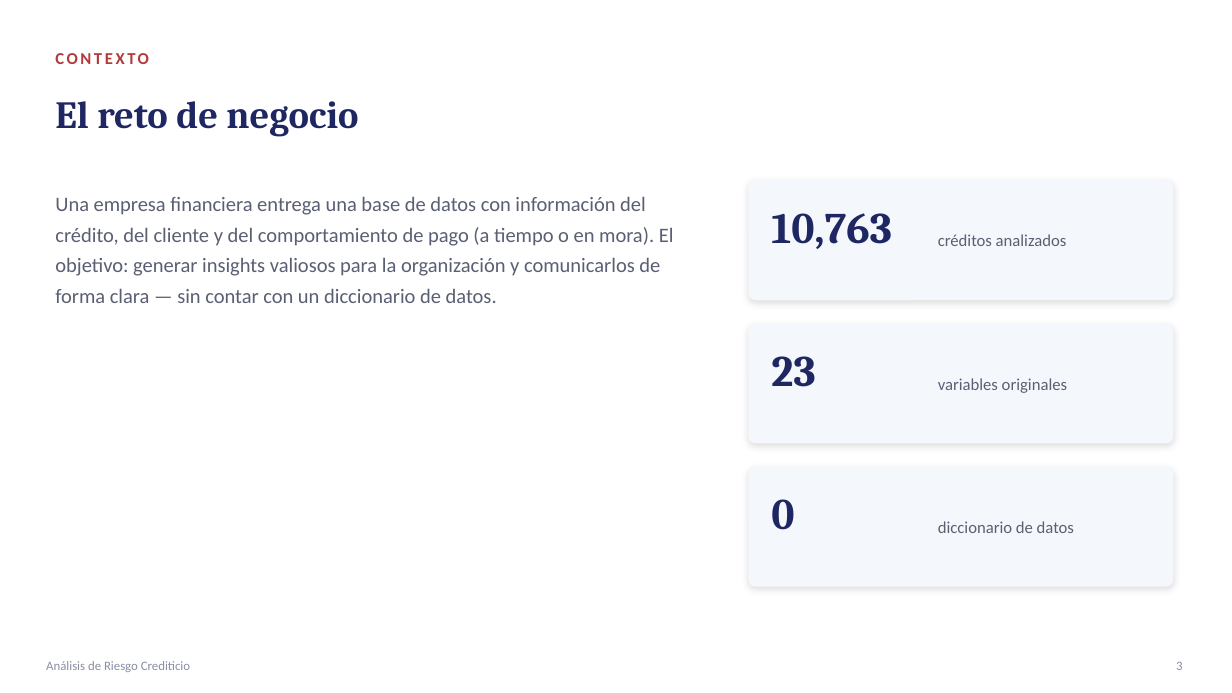
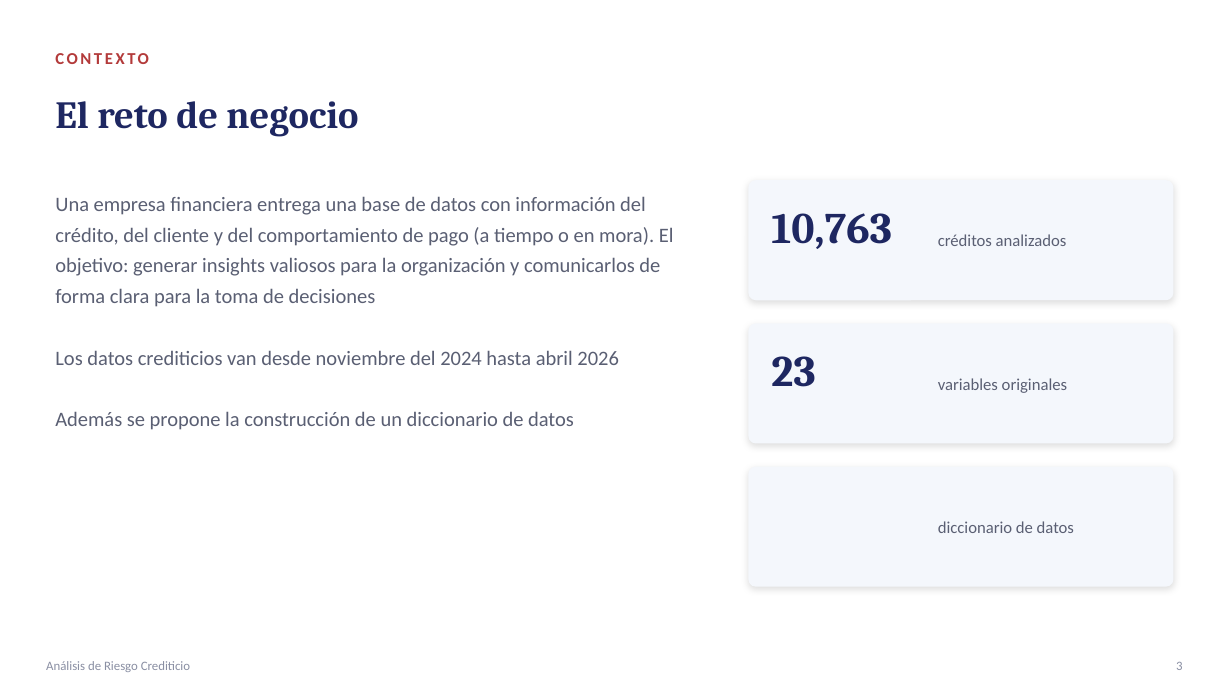
Before and after one commit to papiarcacamilo/MLOPS_CURSE, a slide deck: slide 3 of PRESENTACION.pptx. Drawn at 1232x693 pixels with LibreOffice and Linux fonts; fonts in the diff are those of the drawing. Boxes give left, top, right and bottom in pixels: in the first picture for what was removed or moved away, otherwise in the second. Text is boxed around its words. In the diff, an @@ line names an element or a change of style, - is before the commit and + after.

```diff
--- a/PRESENTACION.pptx
+++ b/PRESENTACION.pptx
@@ text at [55, 196, 674, 430]: text changed @@
-Una empresa financiera entrega una base de datos con información del crédito, del cliente y del comportamiento de pago (a tiempo o en mora). El objetivo: generar insights valiosos para la organización y comunicarlos de forma clara — sin contar con un diccionario de datos.
+Una empresa financiera entrega una base de datos con información del crédito, del cliente y del comportamiento de pago (a tiempo o en mora). El objetivo: generar insights valiosos para la organización y comunicarlos de forma clara para la toma de decisiones
+Los datos crediticios van desde noviembre del 2024 hasta abril 2026
+Además se propone la construcción de un diccionario de datos
@@ text removed at [771, 499, 794, 530] @@
-0
```
Also in this commit, not shown: 11 other slides changed, 1 other file.
